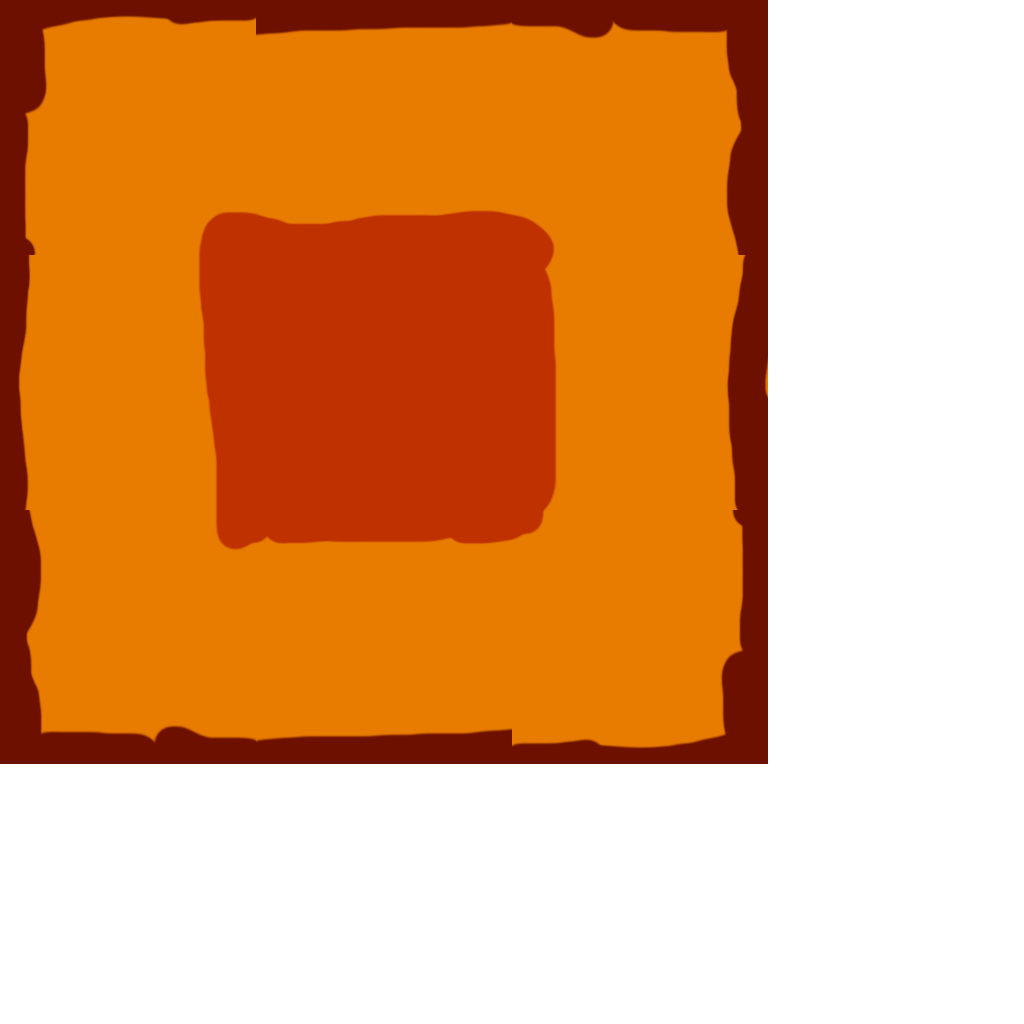
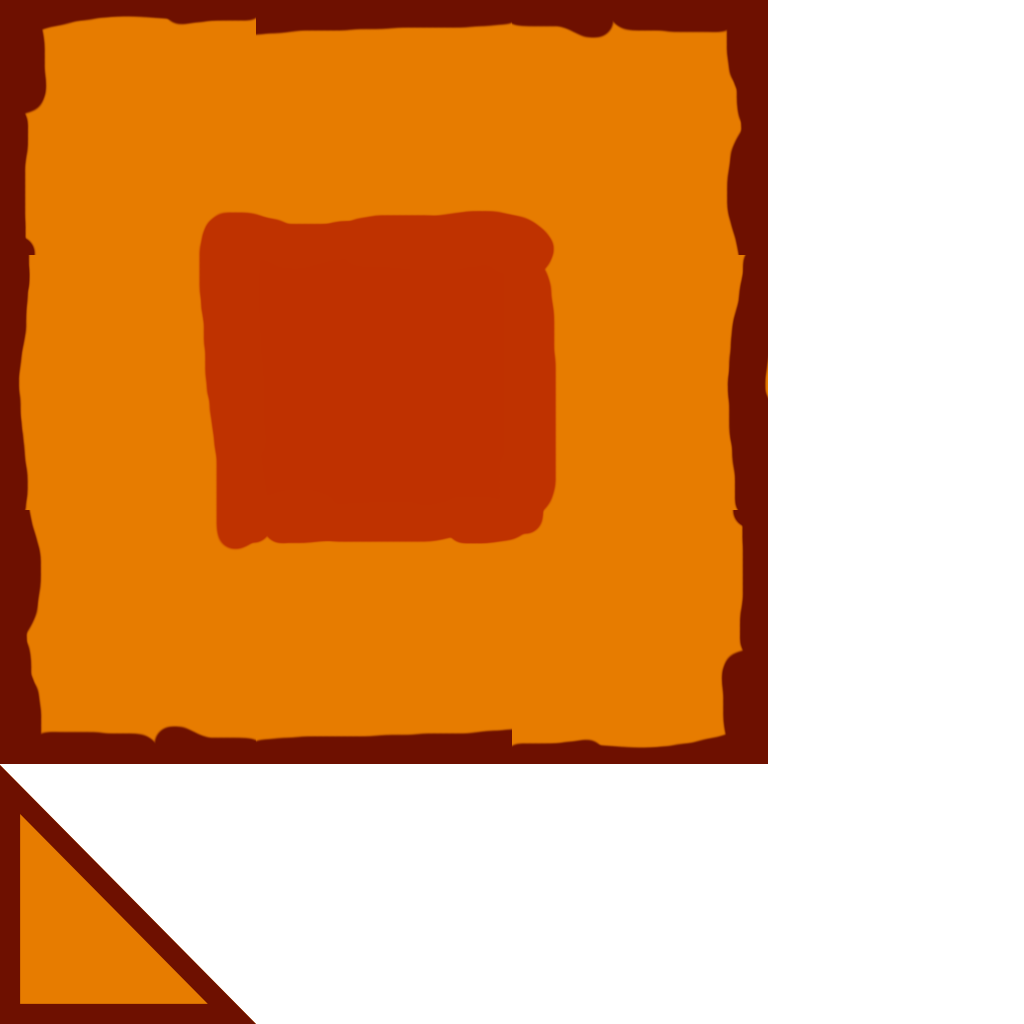
Two versions of the same layered image (1024 × 1024). Layer-by-layer changes:
added layer (unnamed layer) (1st of 30) over [0, 765, 256, 1024]
